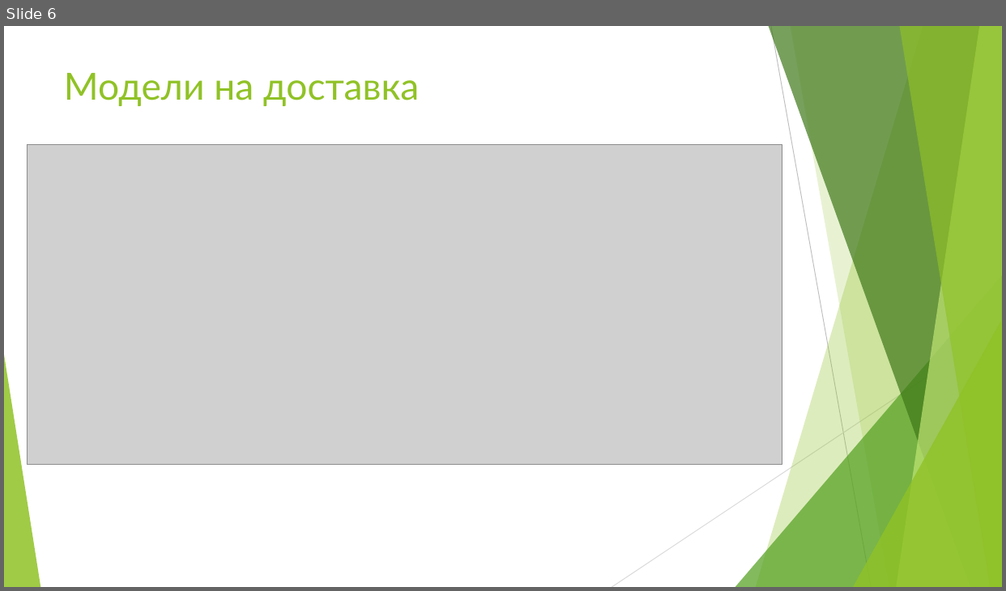
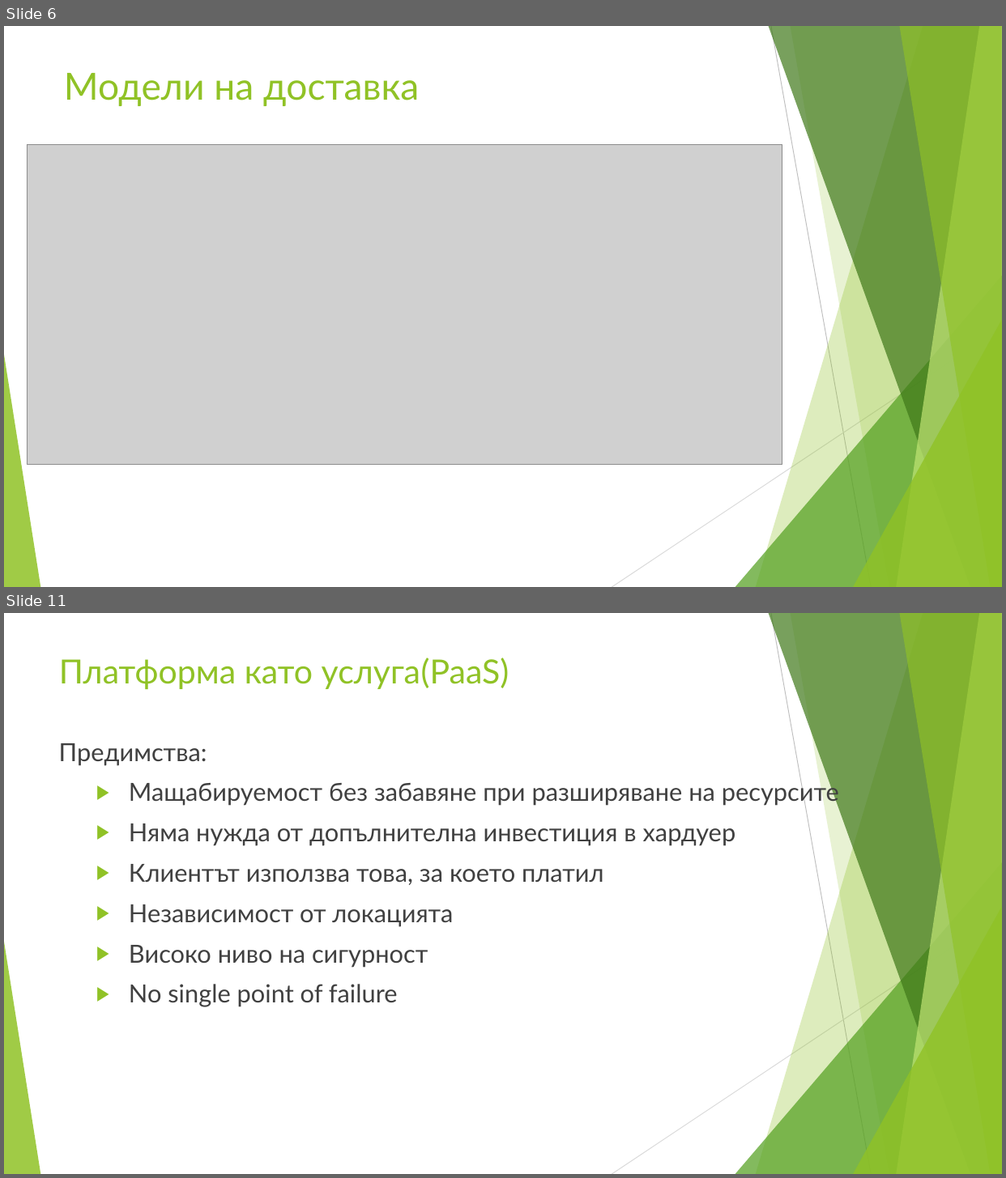
Before and after one commit to enchobelezirev/CloudComputing, a slide deck: CLOUD COMPUTING.pptx. Shown one above the other, each under a label of ours: slide 6 before the commit, slides 6 and 11 after it; the slides between them are not shown. The pictures are 1006x591 and 1006x1178 pixels, drawn with LibreOffice and Linux fonts; fonts in the diff are those of the drawing; grey boxes stand for pictures. Boxes give left, top, right and bottom in pixels: in the first picture for what was removed or moved away, otherwise in the second. Text is boxed around its words. In the diff, an @@ line names an element or a change of style, - is before the commit and + after.

Commit message:
Add more slides and add Presentation_text.doc

```diff
--- a/CLOUD COMPUTING.pptx
+++ b/CLOUD COMPUTING.pptx
@@ slide 11 added at [4,613,1002,1174], background #FFFFFF; not listed: 10 template elements that a slide beside it also shows @@
@@ text added at [59,658,509,689], 32 pt, text #90C226 @@
+  Платформа като услуга(PaaS)
@@ text added at [59,743,839,1007], 24 pt, text #404040 @@
+Предимства:
+  ▶ Мащабируемост без забавяне при разширяване на ресурсите
+  ▶ Няма нужда от допълнителна инвестиция в хардуер
+  ▶ Клиентът използва това, за което платил
+  ▶ Независимост от локацията
+  ▶ Високо ниво на сигурност
+  ▶ No single point of failure
```
Also in this commit, not shown: 1 slide changed, 4 other slides added, 1 other file.
